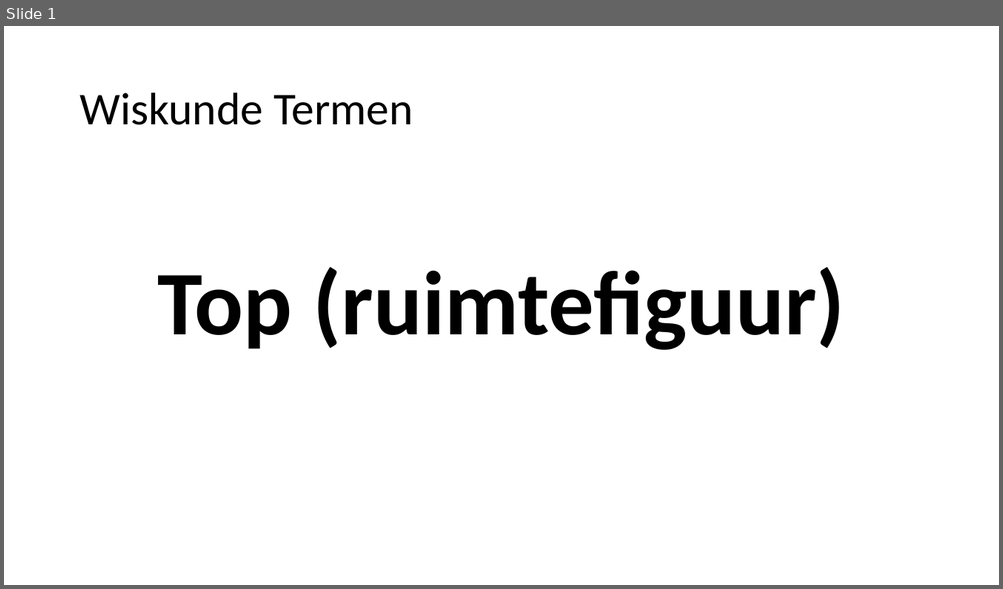
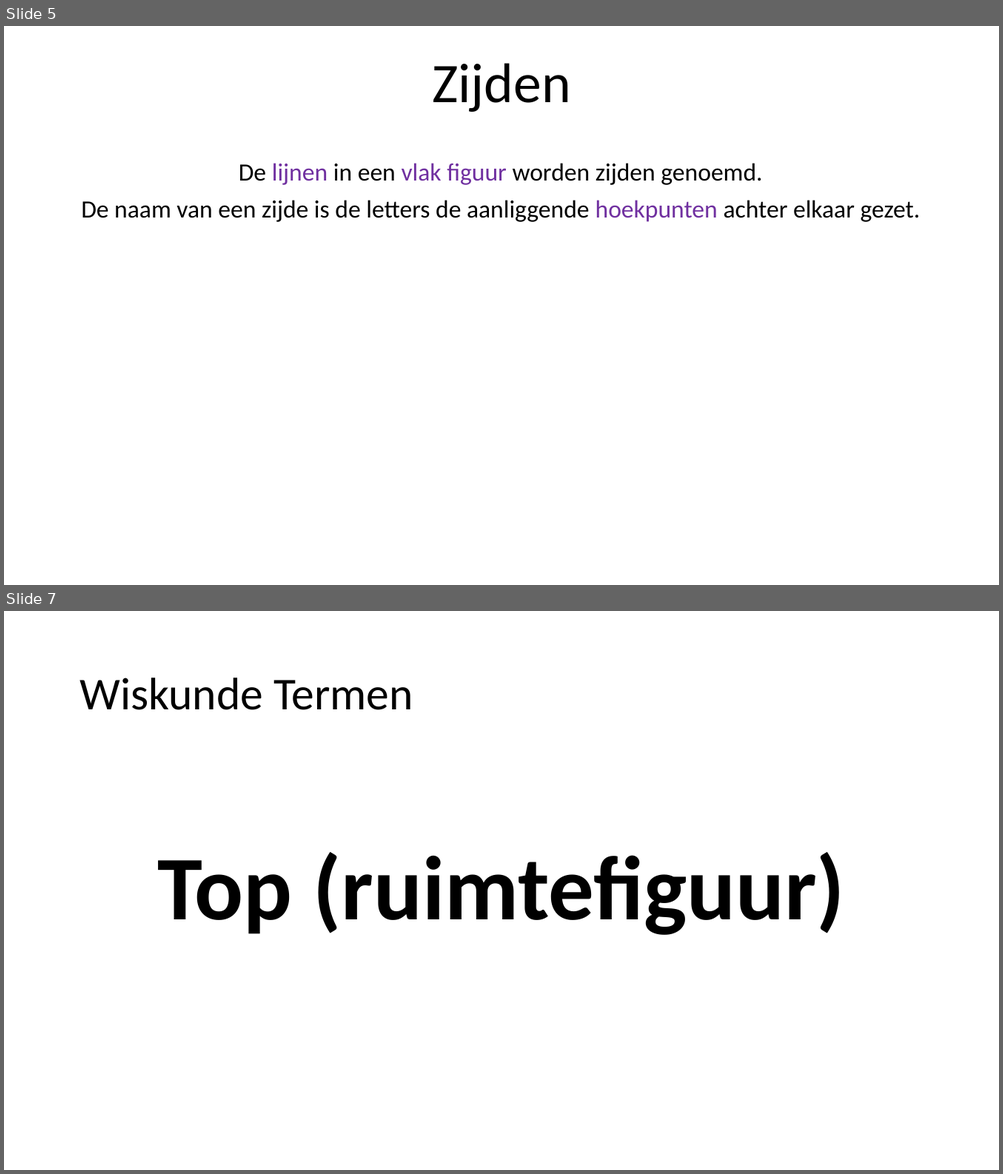
Before and after one commit to heinvinkel/wiskundetermen, a slide deck: meetkunde/AAAAMeetkunde.pptx. Shown one above the other, each under a label of ours: slide 1 before the commit, slides 5 and 7 after it; the slides between them are not shown. The pictures are 1003x589 and 1003x1174 pixels, drawn with LibreOffice and Linux fonts; fonts in the diff are those of the drawing. Boxes give left, top, right and bottom in pixels: in the first picture for what was removed or moved away, otherwise in the second. Text is boxed around its words. In the diff, an @@ line names an element or a change of style, - is before the commit and + after.

```diff
--- a/meetkunde/AAAAMeetkunde.pptx
+++ b/meetkunde/AAAAMeetkunde.pptx
@@ slide 5 added at [4, 26, 999, 585], background #FFFFFF @@
@@ title added at [432, 63, 571, 112], 54 pt, text #000000 @@
+Zijden
@@ subtitle added at [81, 163, 920, 222], 24 pt, text #000000 @@
+De lijnen in een vlak figuur worden zijden genoemd.
+De naam van een zijde is de letters de aanliggende hoekpunten achter elkaar gezet.
@@ what was slide 1 is now slide 7 @@
```
Also in this commit, not shown: 5 other slides added, 13 other files.
